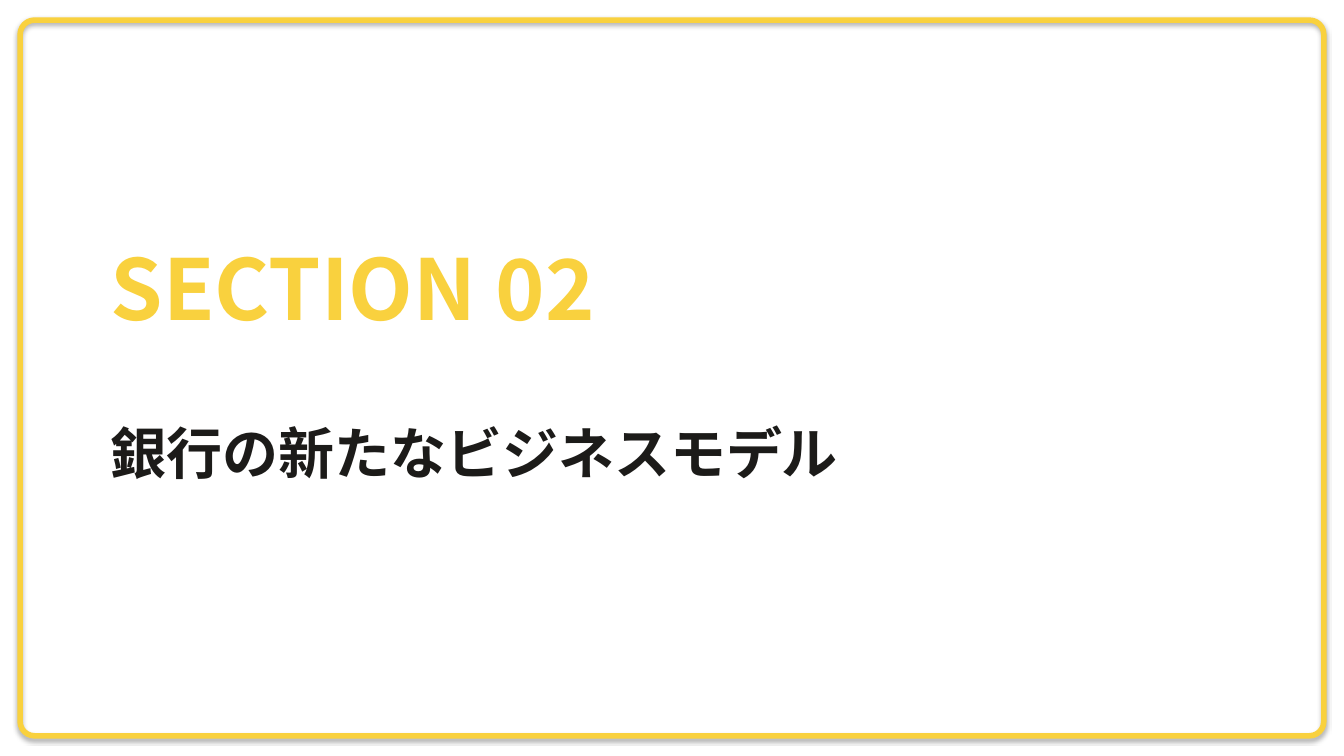
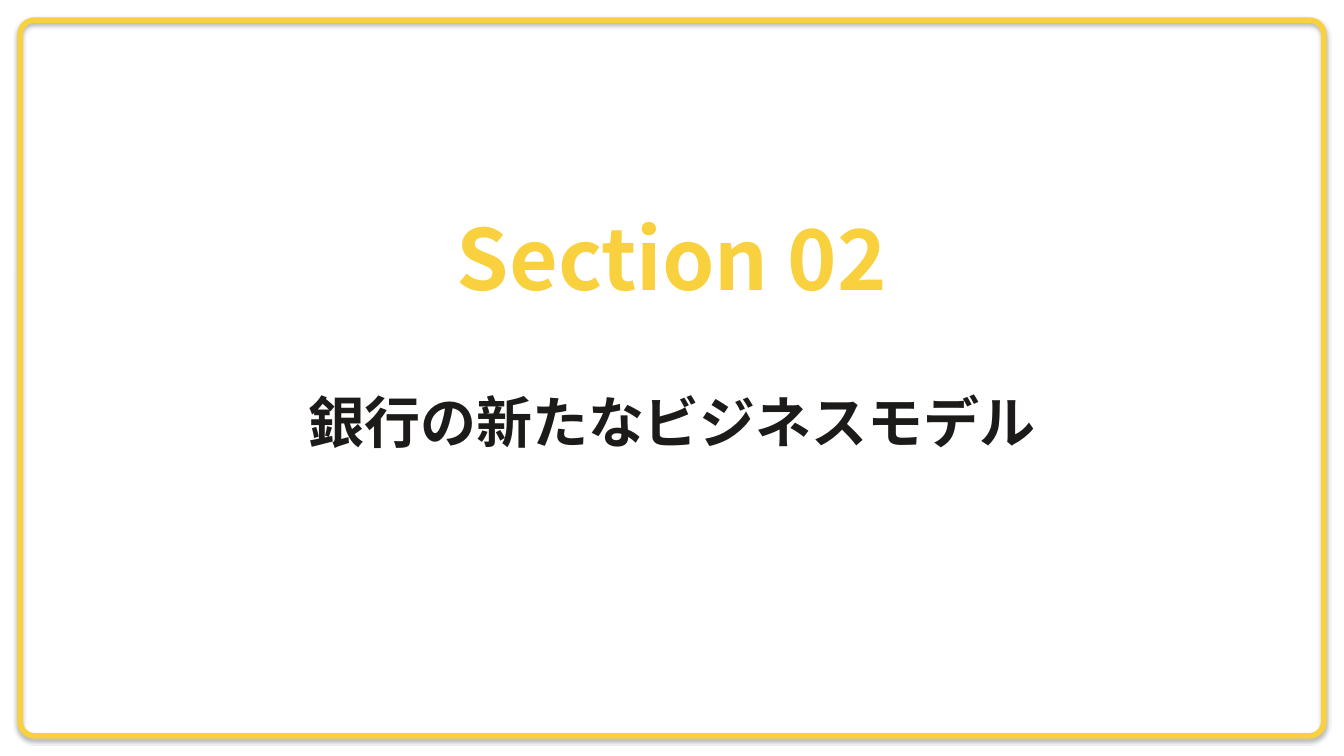
Before and after one commit to xilicrysta/bank-pptx, a slide deck: slide 6 of design-strategy/bank_strategy_presentation.pptx. Drawn at 1344x756 pixels with LibreOffice and Linux fonts; fonts in the diff are those of the drawing. Boxes give left, top, right and bottom in pixels: in the first picture for what was removed or moved away, otherwise in the second. Text is boxed around its words. In the diff, an @@ line names an element or a change of style, - is before the commit and + after.

Commit message:
Unify naming to Section, refactor generator class, and fix output path duplication (s)

```diff
--- a/design-strategy/bank_strategy_presentation.pptx
+++ b/design-strategy/bank_strategy_presentation.pptx
@@ text at [457,222,887,291]: text changed @@
-SECTION 02
+Section 02
@@ text "銀行の新たなビジネスモデル": place and size @@
-text "銀行の新たなビジネスモデル" at [111,425,838,479]
+text "銀行の新たなビジネスモデル" at [308,394,1035,448]
```
Also in this commit, not shown: 20 other slides changed, 1 other file.
